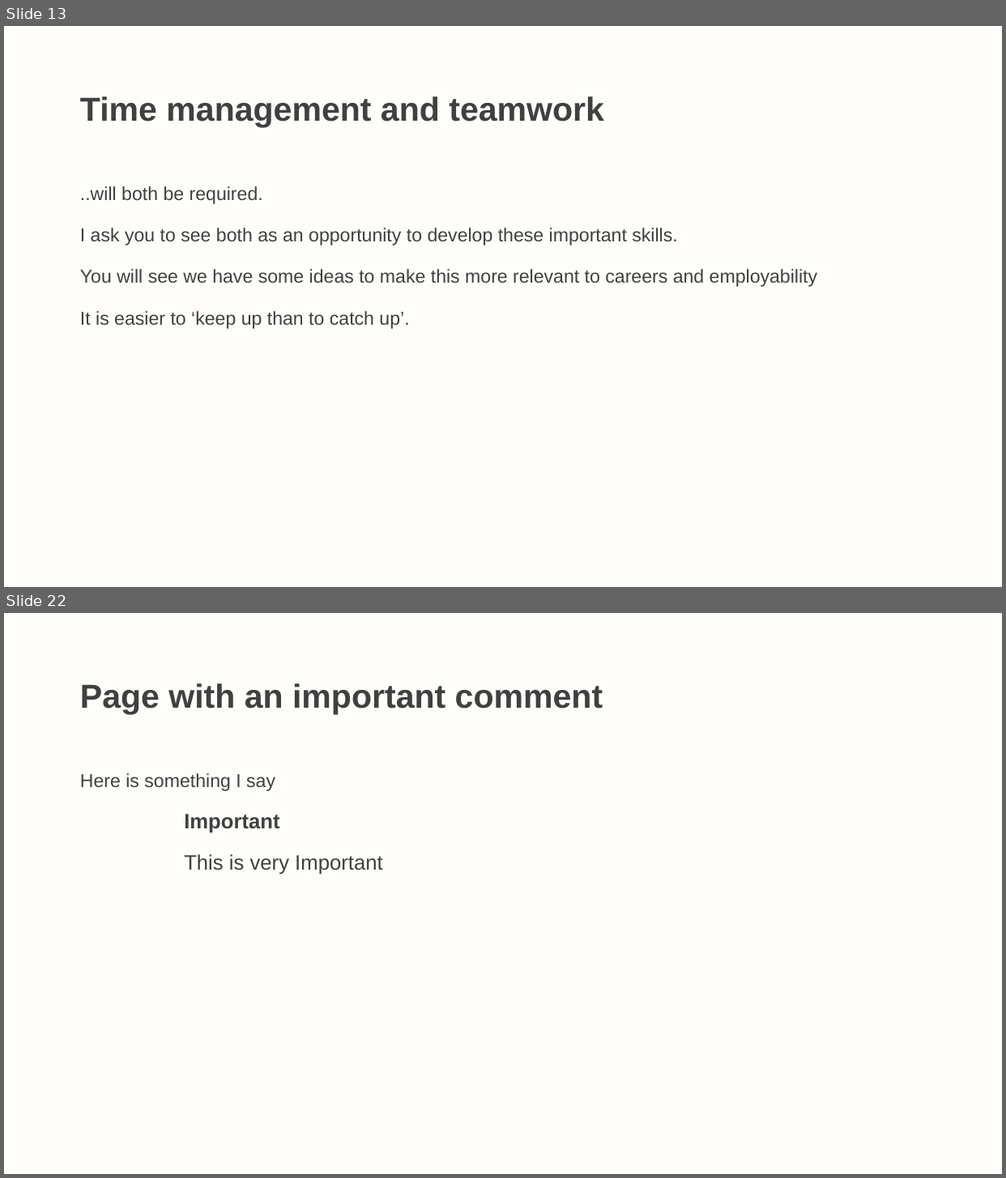
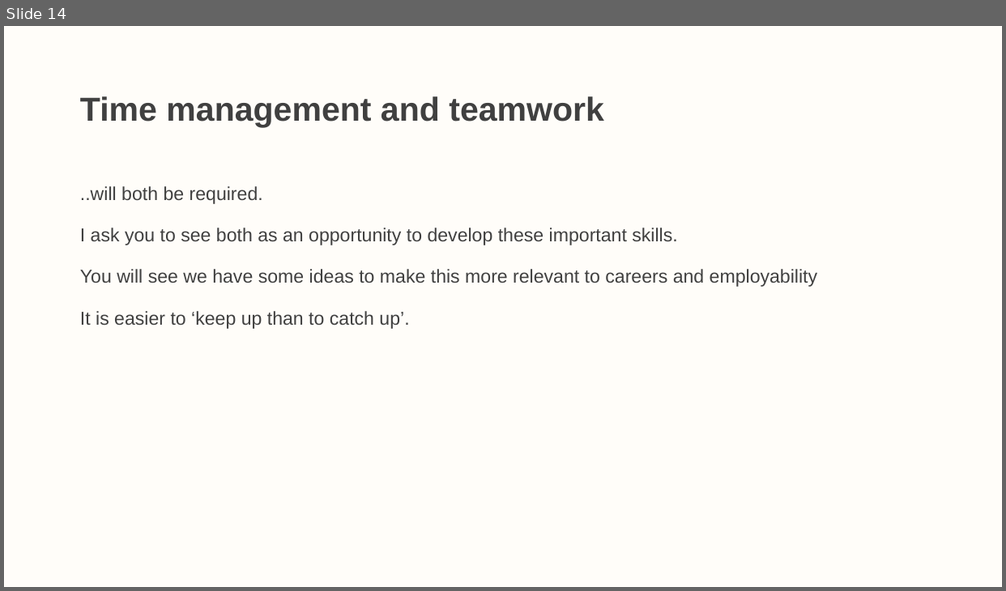
Before and after one commit to LittleMonkeyLab/PS52007Dslides, a slide deck: _site/lectures/Lecture00/Lecture00.pptx. Shown one above the other, each under a label of ours: slides 13 and 22 before the commit, slide 14 after it; the slides between them are not shown. The pictures are 1006x1178 and 1006x591 pixels, drawn with LibreOffice and Linux fonts; fonts in the diff are those of the drawing. Boxes give left, top, right and bottom in pixels: in the first picture for what was removed or moved away, otherwise in the second. Text is boxed around its words. In the diff, an @@ line names an element or a change of style, - is before the commit and + after.

```diff
--- a/_site/lectures/Lecture00/Lecture00.pptx
+++ b/_site/lectures/Lecture00/Lecture00.pptx
@@ slide 22 removed at bbox=[4, 613, 1002, 1174], background #FFF2CC at 10% opacity @@
@@ title removed at bbox=[80, 683, 603, 714] @@
-Page with an important comment
@@ text removed at bbox=[80, 773, 382, 875] @@
-Here is something I say
-Important
-This is very Important
@@ what was slide 13 is now slide 14 @@
```
Also in this commit, not shown: 10 slides changed, 2 slides added, 25 other slides removed, 25 other files.
